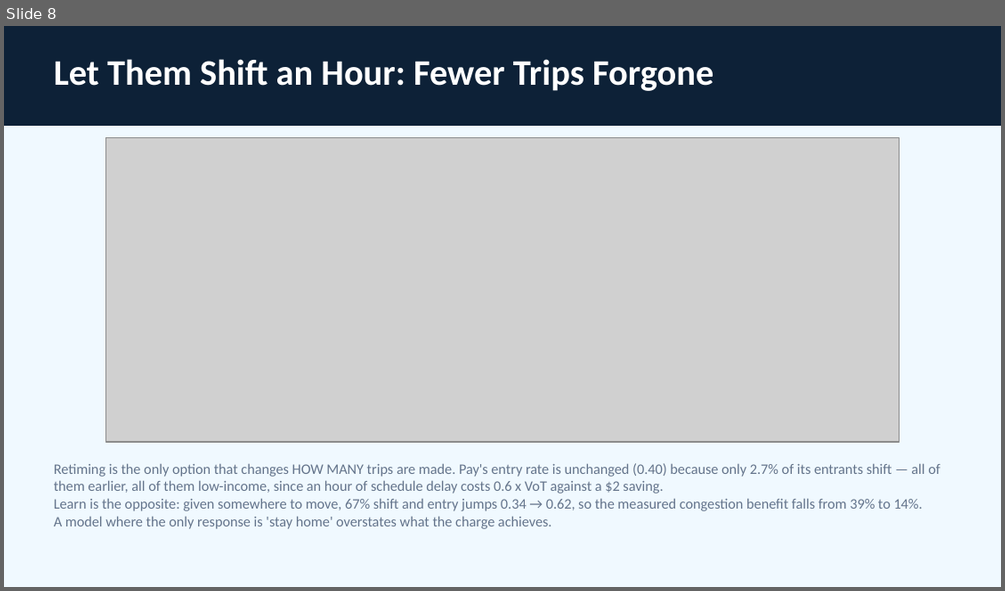
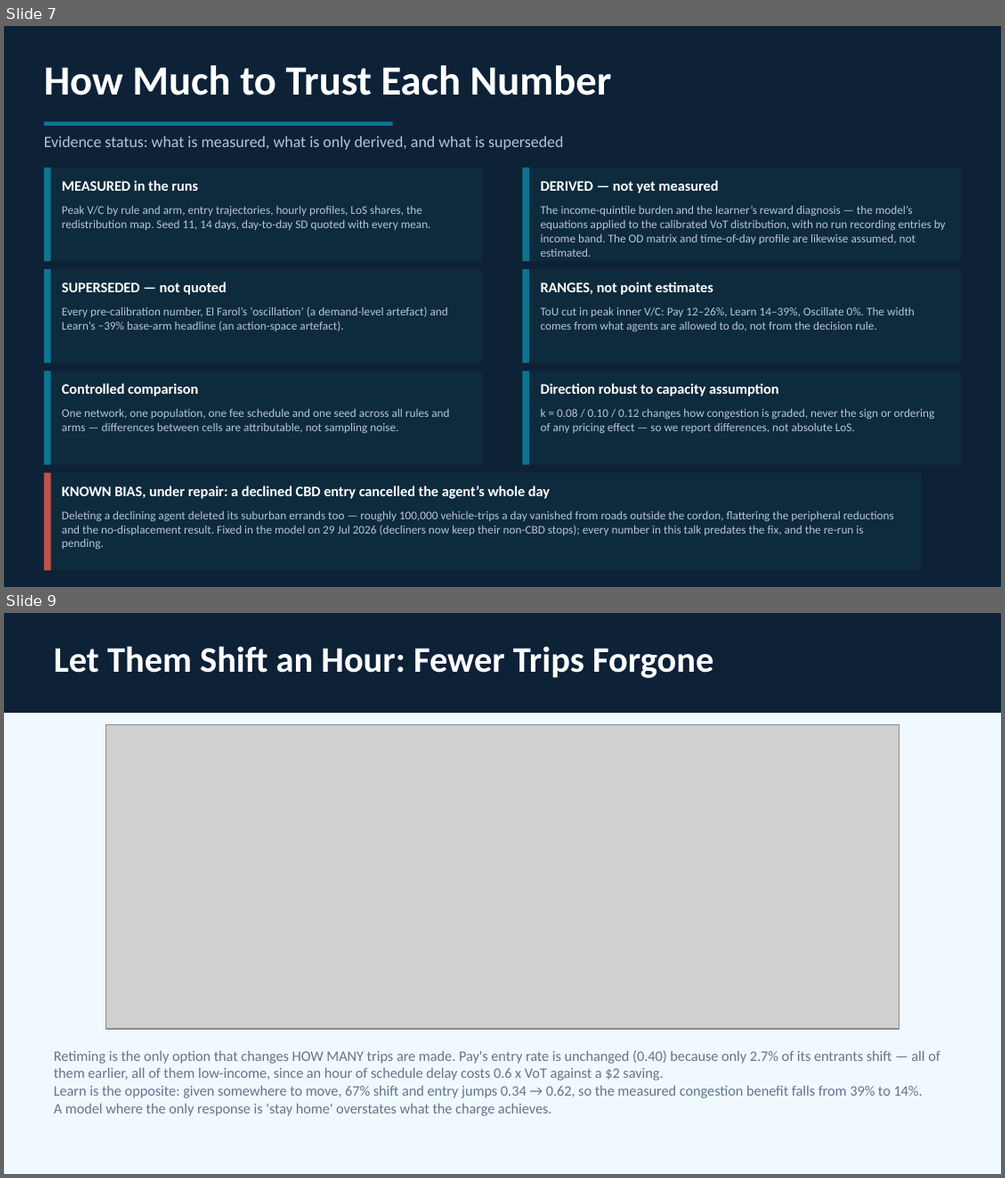
Before and after one commit to dataandcrowd/SSC2026, a slide deck: presentation/SSC2026_presentation.pptx. Shown one above the other, each under a label of ours: slide 8 before the commit, slides 7 and 9 after it; the slides between them are not shown. The pictures are 1005x591 and 1005x1178 pixels, drawn with LibreOffice and Linux fonts; fonts in the diff are those of the drawing; grey boxes stand for pictures. Boxes give left, top, right and bottom in pixels: in the first picture for what was removed or moved away, otherwise in the second. Text is boxed around its words. In the diff, an @@ line names an element or a change of style, - is before the commit and + after.

Commit message:
update rules

```diff
--- a/presentation/SSC2026_presentation.pptx
+++ b/presentation/SSC2026_presentation.pptx
@@ slide 7 added at box(4, 26, 1001, 587), background #0D2137 @@
@@ text added at box(44, 65, 612, 95), 30 pt, text #FFFFFF, bold @@
+How Much to Trust Each Number
@@ rectangle added at box(44, 122, 393, 126), fill #0E7490 @@
@@ text added at box(44, 135, 563, 150), 11.5 pt, text #B6C6D2 @@
+Evidence status: what is measured, what is only derived, and what is superseded
@@ rectangle added at box(44, 168, 483, 261), fill #0E2A3D @@
@@ rectangle added at box(44, 168, 51, 261), fill #0E7490 @@
@@ text added at box(62, 180, 198, 191), 10.5 pt, text #FFFFFF, bold @@
+MEASURED in the runs
@@ rectangle added at box(522, 168, 961, 261), fill #0E2A3D @@
@@ rectangle added at box(522, 168, 529, 261), fill #0E7490 @@
@@ text added at box(541, 180, 718, 193), 10.5 pt, text #FFFFFF, bold @@
+DERIVED — not yet measured
@@ text added at box(62, 206, 431, 230), 8.5 pt, text #B6C6D2 @@
+Peak V/C by rule and arm, entry trajectories, hourly profiles, LoS shares, the redistribution map. Seed 11, 14 days, day-to-day SD quoted with every mean.
@@ text added at box(541, 206, 946, 257), 8.5 pt, text #B6C6D2 @@
+The income-quintile burden and the learner’s reward diagnosis — the model’s equations applied to the calibrated VoT distribution, with no run recording entries by income band. The OD matrix and time-of-day profile are likewise assumed, not estimated.
@@ rectangle added at box(44, 269, 483, 363), fill #0E2A3D @@
@@ rectangle added at box(44, 269, 51, 363), fill #0E7490 @@
@@ text added at box(62, 281, 226, 295), 10.5 pt, text #FFFFFF, bold @@
+SUPERSEDED — not quoted
@@ rectangle added at box(522, 269, 961, 363), fill #0E2A3D @@
@@ rectangle added at box(522, 269, 529, 363), fill #0E7490 @@
@@ text added at box(541, 281, 713, 295), 10.5 pt, text #FFFFFF, bold @@
+RANGES, not point estimates
@@ text added at box(62, 306, 448, 331), 8.5 pt, text #B6C6D2 @@
+Every pre-calibration number, El Farol’s ‘oscillation’ (a demand-level artefact) and Learn’s −39% base-arm headline (an action-space artefact).
@@ text added at box(541, 307, 914, 332), 8.5 pt, text #B6C6D2 @@
+ToU cut in peak inner V/C: Pay 12–26%, Learn 14–39%, Oscillate 0%. The width comes from what agents are allowed to do, not from the decision rule.
@@ rectangle added at box(44, 371, 483, 465), fill #0E2A3D @@
@@ rectangle added at box(44, 371, 51, 465), fill #0E7490 @@
@@ rectangle added at box(522, 371, 961, 465), fill #0E2A3D @@
@@ rectangle added at box(522, 371, 529, 465), fill #0E7490 @@
@@ text added at box(62, 383, 198, 396), 10.5 pt, text #FFFFFF, bold @@
+Controlled comparison
@@ text added at box(541, 383, 778, 396), 10.5 pt, text #FFFFFF, bold @@
+Direction robust to capacity assumption
@@ text added at box(62, 409, 449, 433), 8.5 pt, text #B6C6D2 @@
+One network, one population, one fee schedule and one seed across all rules and arms — differences between cells are attributable, not sampling noise.
@@ text added at box(541, 409, 935, 433), 8.5 pt, text #B6C6D2 @@
+k = 0.08 / 0.10 / 0.12 changes how congestion is graded, never the sign or ordering of any pricing effect — so we report differences, not absolute LoS.
@@ rectangle added at box(44, 473, 921, 571), fill #0E2A3D @@
@@ rectangle added at box(44, 473, 51, 571), fill #C0504D @@
@@ text added at box(62, 485, 550, 499), 10.5 pt, text #FFFFFF, bold @@
+KNOWN BIAS, under repair: a declined CBD entry cancelled the agent’s whole day
@@ text added at box(62, 511, 894, 548), 8.5 pt, text #B6C6D2 @@
+Deleting a declining agent deleted its suburban errands too — roughly 100,000 vehicle-trips a day vanished from roads outside the cordon, flattering the peripheral reductions and the no-displacement result. Fixed in the model on 29 Jul 2026 (decliners now keep their non-CBD stops); every number in this talk predates the fix, and the re-run is pending.
@@ what was slide 8 is now slide 9 @@
```
Also in this commit, not shown: 5 slides changed, 18 other files.
